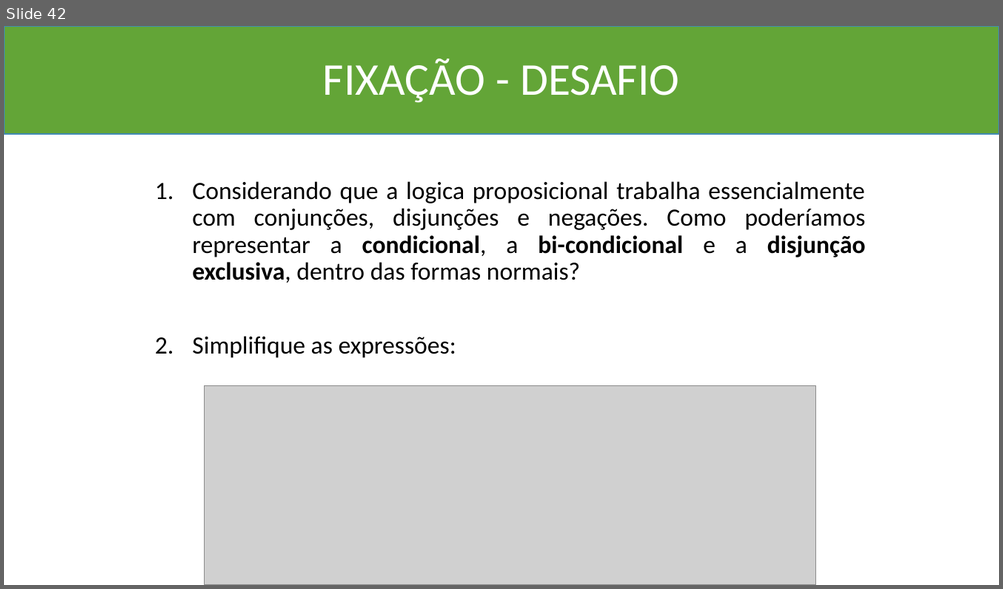
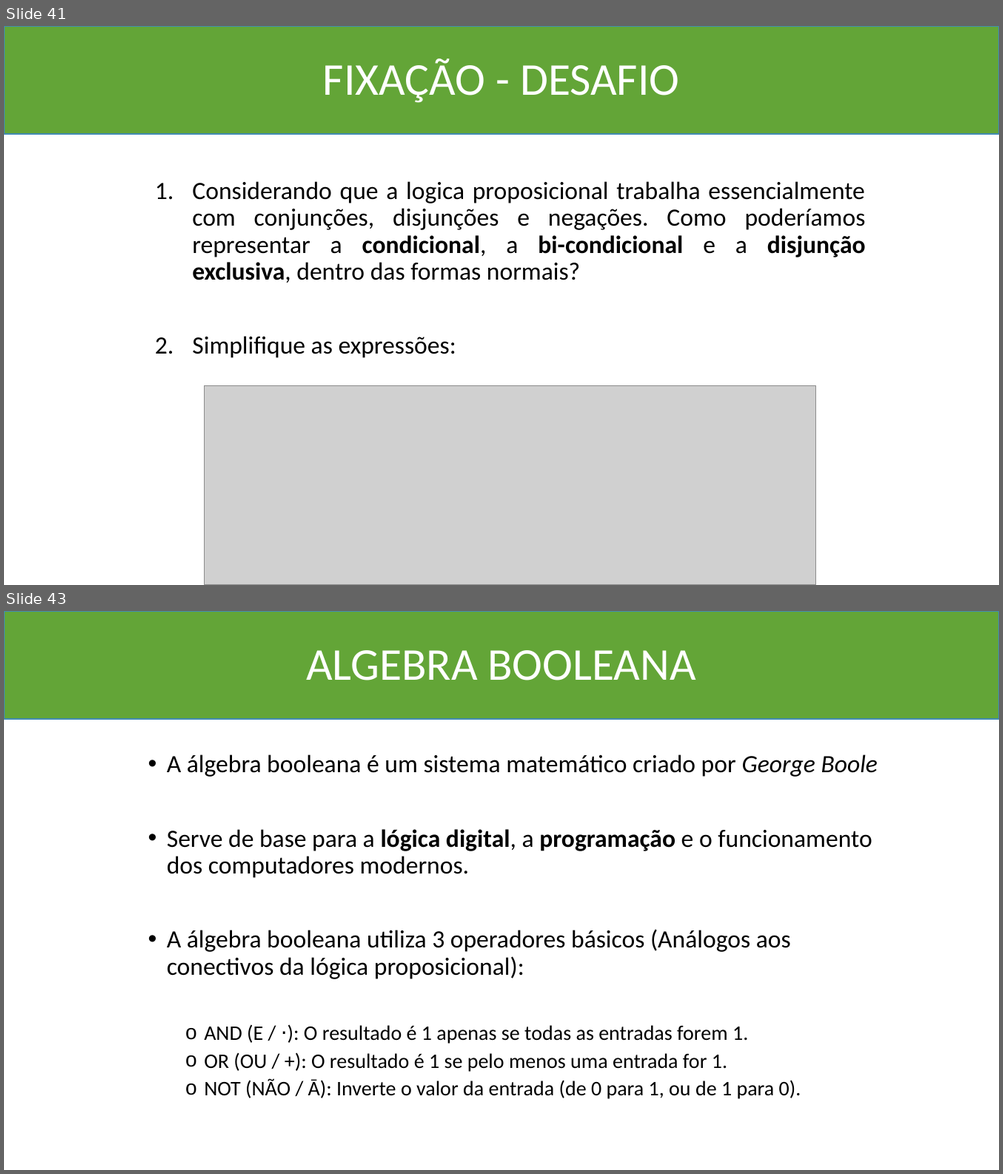
Before and after one commit to Marcio-Salmazo/Aulas, a slide deck: UNIUBE-MD/Teoria_MD.pptx. Shown one above the other, each under a label of ours: slide 42 before the commit, slides 41 and 43 after it; the slides between them are not shown. The pictures are 1003x589 and 1003x1174 pixels, drawn with LibreOffice and Linux fonts; fonts in the diff are those of the drawing; grey boxes stand for pictures. Boxes give left, top, right and bottom in pixels: in the first picture for what was removed or moved away, otherwise in the second. Text is boxed around its words. In the diff, an @@ line names an element or a change of style, - is before the commit and + after.

```diff
--- a/UNIUBE-MD/Teoria_MD.pptx
+++ b/UNIUBE-MD/Teoria_MD.pptx
@@ slide 43 added at (x1=4, y1=611, x2=999, y2=1170), background #FFFFFF @@
@@ rectangle added at (x1=4, y1=611, x2=999, y2=719), fill #63A537, outline #418AB3 1 pt @@
@@ title added at (x1=306, y1=650, x2=696, y2=681), 44 pt, text #FFFFFF @@
+ALGEBRA BOOLEANA
@@ text added at (x1=167, y1=755, x2=877, y2=1099), 24 pt, text #000000 @@
+• A álgebra booleana é um sistema matemático criado por George Boole
+• Serve de base para a lógica digital, a programação e o funcionamento dos computadores modernos.
+• A álgebra booleana utiliza 3 operadores básicos (Análogos aos conectivos da lógica proposicional):
+  o AND (E / ⋅): O resultado é 1 apenas se todas as entradas forem 1.
+  o OR (OU / +): O resultado é 1 se pelo menos uma entrada for 1.
+  o NOT (NÃO / Ā): Inverte o valor da entrada (de 0 para 1, ou de 1 para 0).
@@ what was slide 42 is now slide 41 @@
```
Also in this commit, not shown: 2 slides changed, 6 other slides added, 3 other files.
